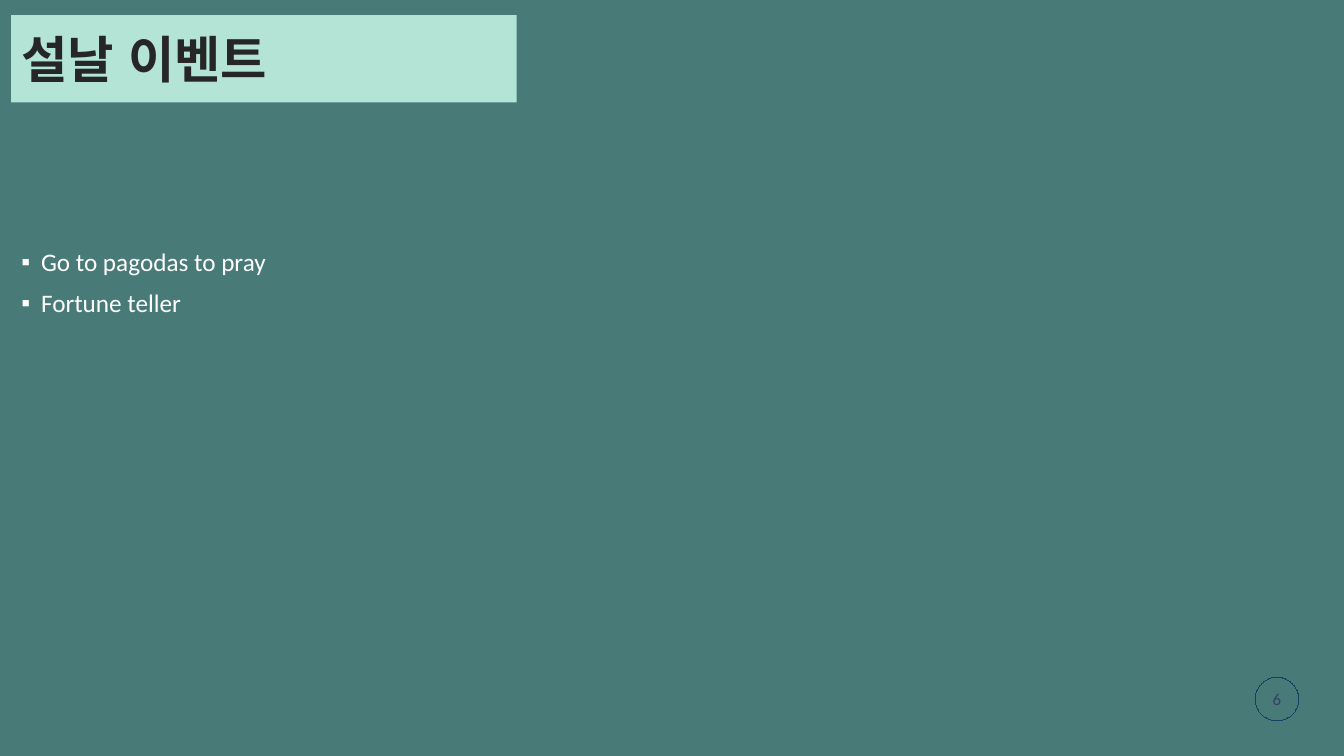
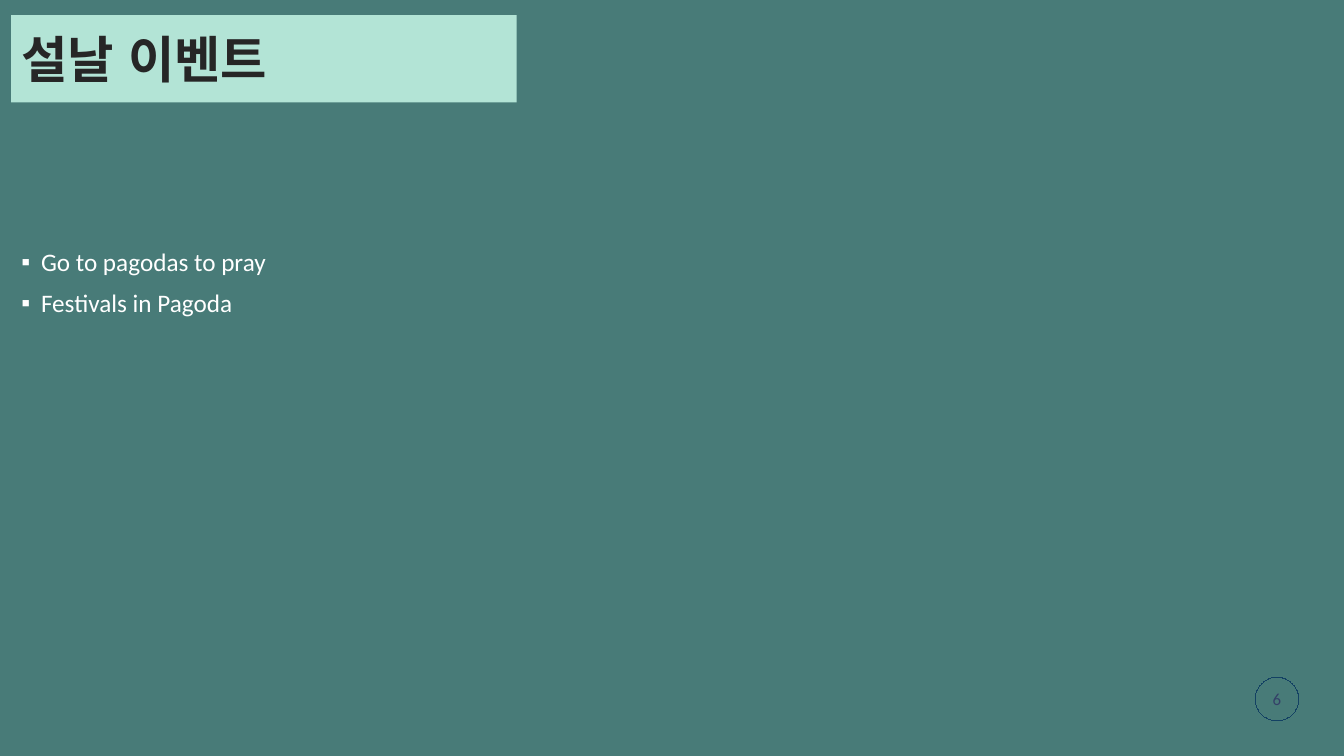
Before and after one commit to gemmanguen/Tetholidays, a slide deck: slide 6 of mducng_VN-KR.pptx. Drawn at 1344x756 pixels with LibreOffice and Linux fonts; fonts in the diff are those of the drawing. Boxes give left, top, right and bottom in pixels: in the first picture for what was removed or moved away, otherwise in the second. Text is boxed around its words. In the diff, an @@ line names an element or a change of style, - is before the commit and + after.

```diff
--- a/mducng_VN-KR.pptx
+++ b/mducng_VN-KR.pptx
@@ text at [41,294,232,317]: text changed @@
-▪ Fortune teller
+▪ Festivals in Pagoda
```
Also in this commit, not shown: 5 other slides changed, 1 slide removed.
